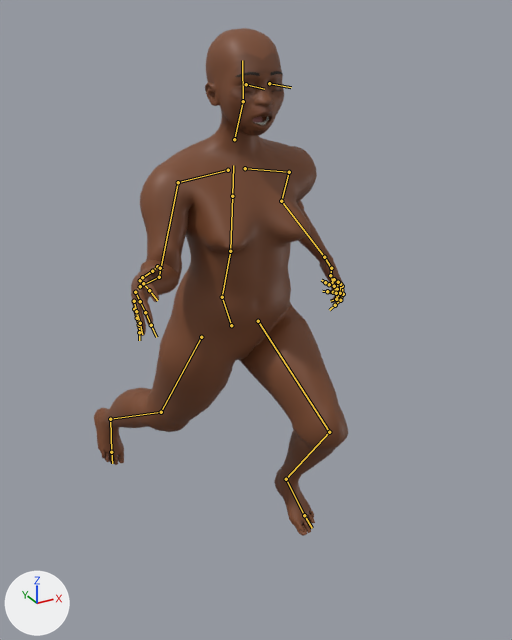
The glTF model client/public/assets/characters/prototype/awd_female_base_lod0.glb as it was, and as the next commit left it.
Rendered twice from a 50 mm lens placed at (-0.85, -1.714, 1.709), pointed at (0.105, 0.022, 0.841). The axes (+X, +Y, +Z) are drawn at lower left. The lights are the same throughout. The first picture is the older version. Both versions are drawn at frame 6 of the action 'run'; the numbers are the values there. The bones that change, and the others that lie on the model, are drawn over the model as lines.

Objects in the first picture: 'AWD_Body_female_b0', 'AWD_Brows_b0', 'AWD_Teeth_b0', 'AWD_Tongue_b0'.
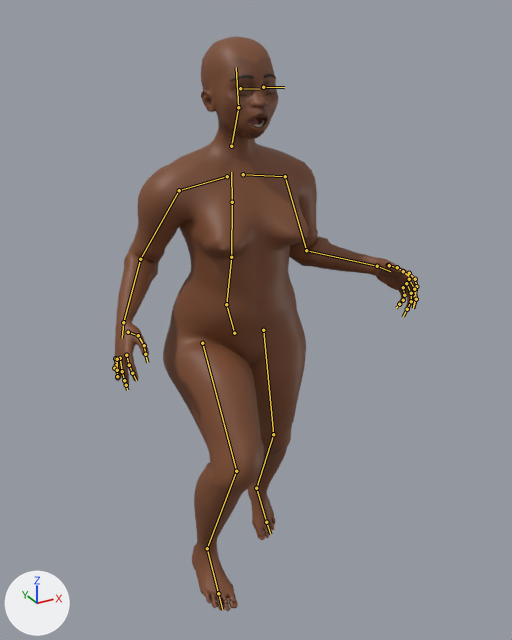
Boxes (x1, y1, x2, y2) around the edits, measured in the pictures (512 x 640 px):
'AWD_Body_female_b0', posed (20% wider, 13% taller): before (94, 28, 348, 536); after (113, 37, 418, 611)
'AWD_Brows_b0', posed (14% taller): before (235, 71, 283, 77); after (230, 74, 276, 81)
'AWD_Tongue_b0', posed: before (253, 117, 262, 122); after (249, 119, 258, 125)
'AWD_Teeth_b0', posed (mostly hidden): before (255, 117, 269, 125); after (254, 120, 265, 127)
bone 'Hips', root to tip: before (231, 325) to (222, 297); after (234, 333) to (226, 304)
bone 'LeftUpLeg', root to tip: before (258, 321) to (329, 432); after (263, 330) to (273, 434)
bone 'LeftLeg', root to tip: before (329, 432) to (286, 479); after (273, 434) to (256, 488)
bone 'LeftFoot', root to tip: before (286, 479) to (304, 515); after (256, 488) to (266, 522)
bone 'RightUpLeg', root to tip: before (201, 337) to (161, 412); after (202, 343) to (236, 471)
bone 'RightLeg', root to tip: before (161, 412) to (110, 419); after (236, 471) to (207, 548)
bone 'RightFoot', root to tip: before (110, 419) to (111, 452); after (207, 548) to (218, 593)
bone 'Spine', root to tip: before (222, 297) to (230, 251); after (226, 304) to (231, 257)
bone 'Spine1', root to tip: before (230, 251) to (232, 196); after (231, 257) to (232, 202)
bone 'Spine2', root to tip: before (232, 196) to (233, 165); after (232, 202) to (231, 172)
bone 'LeftArm', root to tip: before (289, 172) to (281, 201); after (285, 176) to (306, 250)
bone 'LeftForeArm', root to tip: before (281, 201) to (324, 257); after (306, 250) to (377, 266)
bone 'LeftHand', root to tip: before (324, 257) to (331, 268); after (377, 266) to (390, 271)
bone 'Head', root to tip: before (243, 101) to (242, 60); after (238, 107) to (236, 67)
bone 'RightArm', root to tip: before (178, 182) to (159, 277); after (179, 190) to (140, 259)
bone 'RightForeArm', root to tip: before (159, 277) to (140, 286); after (140, 259) to (123, 322)
bone 'RightHand', root to tip: before (140, 286) to (138, 288); after (123, 322) to (122, 338)

The change, as a diff of the scene's bpy script:
```diff
--- a/client/public/assets/characters/prototype/awd_female_base_lod0.glb.py
+++ b/client/public/assets/characters/prototype/awd_female_base_lod0.glb.py
@@ bone_hips @@
 bone_hips = bpy.data.objects['AWD_Rig'].pose.bones['Hips']
-bone_hips.location = (-0.002, -0.003, -0.002)
-bone_hips.rotation_quaternion = (0.998, 0.0, 0.049, 0.031)  # degrees (0, 6, 4)
+bone_hips.location = (0.007, -0.025, -0.016)
+bone_hips.rotation_quaternion = (0.999, -0.035, -0.017, -0.01)  # degrees (-4, -2, -1)
@@ bone_leftupleg @@
 bone_leftupleg = bpy.data.objects['AWD_Rig'].pose.bones['LeftUpLeg']  # child of 'Hips'
-bone_leftupleg.rotation_quaternion = (0.925, 0.24, -0.04, -0.292)  # degrees (28, 4, -34)
+bone_leftupleg.rotation_quaternion = (0.996, -0.056, 0.009, 0.068)  # degrees (-6, 2, 8)
@@ bone_leftleg @@
 bone_leftleg = bpy.data.objects['AWD_Rig'].pose.bones['LeftLeg']  # child of 'LeftUpLeg'
-bone_leftleg.rotation_quaternion = (0.772, 0.211, 0.051, 0.596)  # degrees (23, -10, 73)
+bone_leftleg.rotation_quaternion = (0.986, 0.055, 0.013, 0.156)  # degrees (6, 1, 18)
@@ bone_leftfoot @@
 bone_leftfoot = bpy.data.objects['AWD_Rig'].pose.bones['LeftFoot']  # child of 'LeftLeg'
-bone_leftfoot.rotation_quaternion = (0.998, 0.053, -0.005, -0.002)  # degrees (6, -1, 0)
+bone_leftfoot.rotation_quaternion = (0.986, -0.162, 0.015, 0.006)  # degrees (-19, 2, 0)
@@ bone_rightupleg @@
 bone_rightupleg = bpy.data.objects['AWD_Rig'].pose.bones['RightUpLeg']  # child of 'Hips'
-bone_rightupleg.rotation_quaternion = (0.951, -0.17, -0.033, -0.255)  # degrees (-18, -9, -29)
+bone_rightupleg.rotation_quaternion = (0.926, 0.208, 0.04, 0.313)  # degrees (24, -3, 37)
@@ bone_rightleg @@
 bone_rightleg = bpy.data.objects['AWD_Rig'].pose.bones['RightLeg']  # child of 'RightUpLeg'
-bone_rightleg.rotation_quaternion = (0.98, 0.137, -0.016, -0.142)  # degrees (16, 0, -16)
+bone_rightleg.rotation_quaternion = (0.827, 0.385, -0.045, -0.402)  # degrees (44, 14, -46)
@@ bone_rightfoot @@
 bone_rightfoot = bpy.data.objects['AWD_Rig'].pose.bones['RightFoot']  # child of 'RightLeg'
-bone_rightfoot.rotation_quaternion = (0.999, -0.046, -0.004, -0.002)  # degrees (-5, -1, 0)
+bone_rightfoot.rotation_quaternion = (0.999, 0.044, 0.004, 0.002)  # degrees (5, 0, 0)
@@ bone_spine @@
 bone_spine = bpy.data.objects['AWD_Rig'].pose.bones['Spine']  # child of 'Hips'
-bone_spine.rotation_quaternion = (0.998, -0.052, -0.032, -0.009)  # degrees (-6, -4, -1)
+bone_spine.rotation_quaternion = (-0.999, 0.044, -0.01, -0.003)  # degrees (-5, 1, 0)
@@ bone_spine1 @@
 bone_spine1 = bpy.data.objects['AWD_Rig'].pose.bones['Spine1']  # child of 'Spine'
-bone_spine1.rotation_quaternion = (1.0, 0.0, 0.0, 0.0)  # degrees (0, 0, 0)
+bone_spine1.rotation_quaternion = (1.0, -0.017, 0.0, 0.0)  # degrees (-2, 0, 0)
@@ bone_spine2 @@
 bone_spine2 = bpy.data.objects['AWD_Rig'].pose.bones['Spine2']  # child of 'Spine1'
-bone_spine2.rotation_quaternion = (0.998, 0.035, -0.049, -0.003)  # degrees (4, -6, -1)
+bone_spine2.rotation_quaternion = (-1.0, -0.026, -0.017, -0.001)  # degrees (3, 2, 0)
@@ bone_leftarm @@
 bone_leftarm = bpy.data.objects['AWD_Rig'].pose.bones['LeftArm']  # child of 'LeftShoulder'
-bone_leftarm.rotation_quaternion = (0.913, -0.134, 0.15, 0.356)  # degrees (-9, 22, 41)
+bone_leftarm.rotation_quaternion = (0.984, -0.174, -0.017, -0.025)  # degrees (-20, -2, -2)
@@ bone_leftforearm @@
 bone_leftforearm = bpy.data.objects['AWD_Rig'].pose.bones['LeftForeArm']  # child of 'LeftArm'
-bone_leftforearm.rotation_quaternion = (0.943, 0.288, -0.109, -0.126)  # degrees (35, -8, -18)
+bone_leftforearm.rotation_quaternion = (0.907, 0.361, -0.157, -0.152)  # degrees (46, -10, -23)
@@ bone_lefthand @@
 bone_lefthand = bpy.data.objects['AWD_Rig'].pose.bones['LeftHand']  # child of 'LeftForeArm'
-bone_lefthand.rotation_quaternion = (0.998, -0.057, 0.03, 0.026)  # degrees (-6, 4, 3)
+bone_lefthand.rotation_quaternion = (0.993, -0.1, 0.053, 0.046)  # degrees (-11, 7, 5)
@@ bone_head @@
 bone_head = bpy.data.objects['AWD_Rig'].pose.bones['Head']  # child of 'Neck'
-bone_head.rotation_quaternion = (1.0, -0.026, 0.016, 0.002)  # degrees (-3, 2, 0)
+bone_head.rotation_quaternion = (-1.0, 0.026, 0.007, 0.001)  # degrees (-3, -1, 0)
@@ bone_rightarm @@
 bone_rightarm = bpy.data.objects['AWD_Rig'].pose.bones['RightArm']  # child of 'RightShoulder'
-bone_rightarm.rotation_quaternion = (0.961, -0.136, 0.094, 0.223)  # degrees (-13, 14, 25)
+bone_rightarm.rotation_quaternion = (0.966, -0.183, -0.076, -0.161)  # degrees (-20, -12, -17)
@@ bone_rightforearm @@
 bone_rightforearm = bpy.data.objects['AWD_Rig'].pose.bones['RightForeArm']  # child of 'RightArm'
-bone_rightforearm.rotation_quaternion = (0.906, 0.362, 0.158, 0.152)  # degrees (46, 10, 23)
+bone_rightforearm.rotation_quaternion = (0.925, 0.327, 0.135, 0.14)  # degrees (41, 9, 21)
@@ bone_righthand @@
 bone_righthand = bpy.data.objects['AWD_Rig'].pose.bones['RightHand']  # child of 'RightForeArm'
-bone_righthand.rotation_quaternion = (0.998, -0.06, -0.03, -0.018)  # degrees (-7, -4, -2)
+bone_righthand.rotation_quaternion = (0.993, -0.105, -0.053, -0.032)  # degrees (-12, -6, -3)
```
